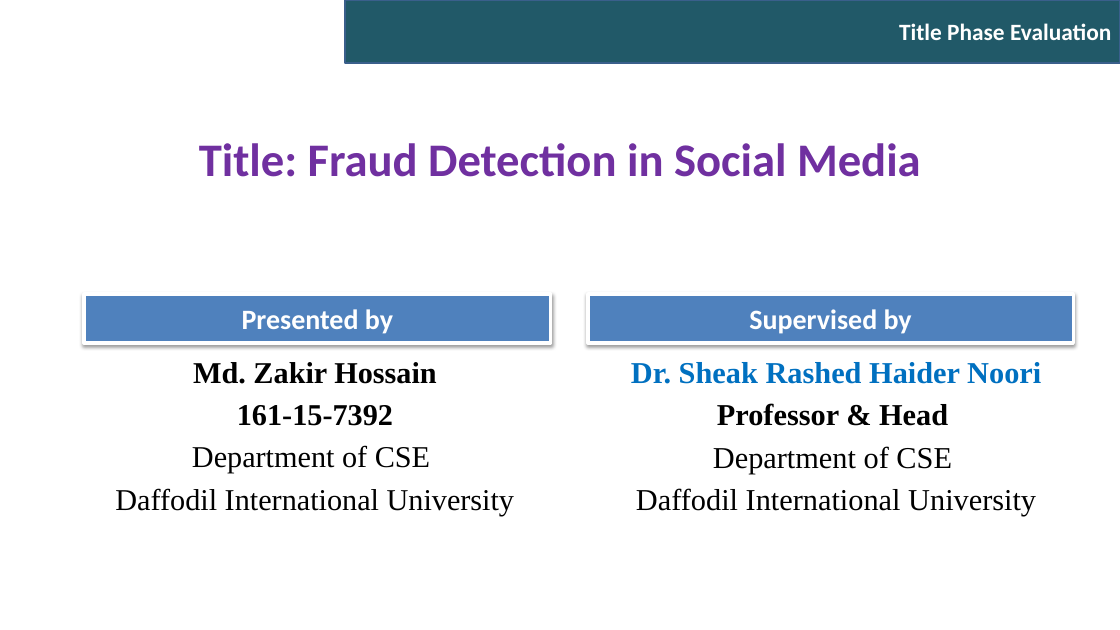
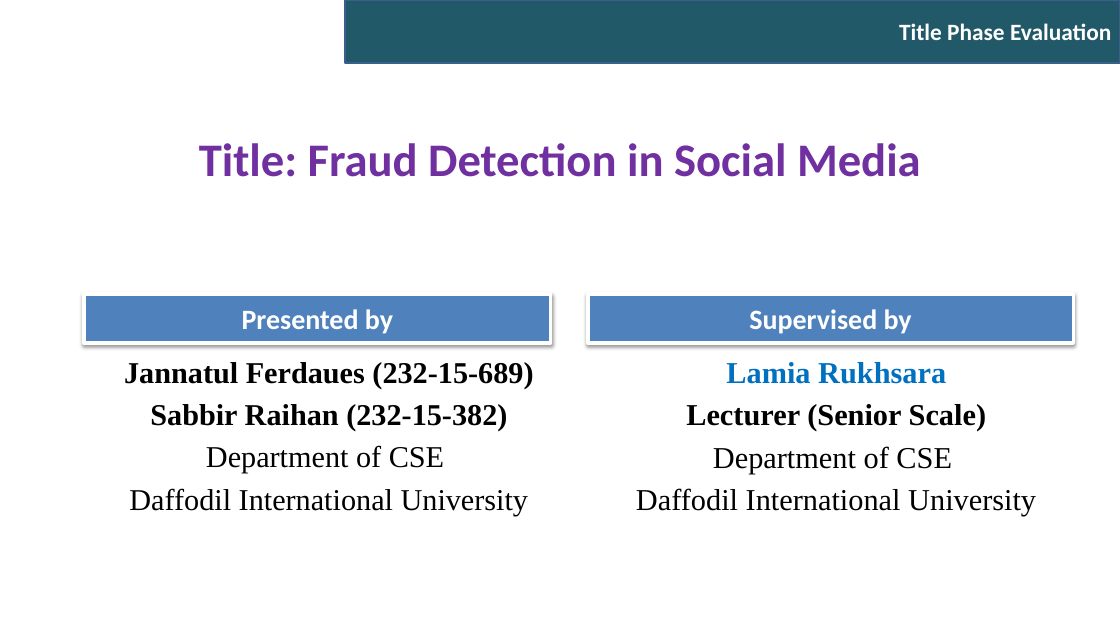
Before and after one commit to jannatul-fredaues/Global-Human-Development-Index-with-Explainable-AI, a slide deck: slide 1 of Documentation/Title-Phase-Evaluation-Slide-Template.pptx. Drawn at 1120x630 pixels with LibreOffice and Linux fonts; fonts in the diff are those of the drawing; background and template pictures are left out. Boxes give left, top, right and bottom in pixels: in the first picture for what was removed or moved away, otherwise in the second. Text is boxed around its words. In the diff, an @@ line names an element or a change of style, - is before the commit and + after.

```diff
--- a/Documentation/Title-Phase-Evaluation-Slide-Template.pptx
+++ b/Documentation/Title-Phase-Evaluation-Slide-Template.pptx
@@ subtitle at [124, 362, 533, 431]: text changed @@
-Md. Zakir Hossain
-161-15-7392
+Jannatul Ferdaues (232-15-689)
+Sabbir Raihan (232-15-382)
@@ text at [686, 362, 986, 432]: text changed; text colour #0070C0 to #000000 @@
-Dr. Sheak Rashed Haider Noori
-Professor & Head
+Lamia Rukhsara
+Lecturer (Senior Scale)
```
Also in this commit, not shown: 8 other slides changed.
